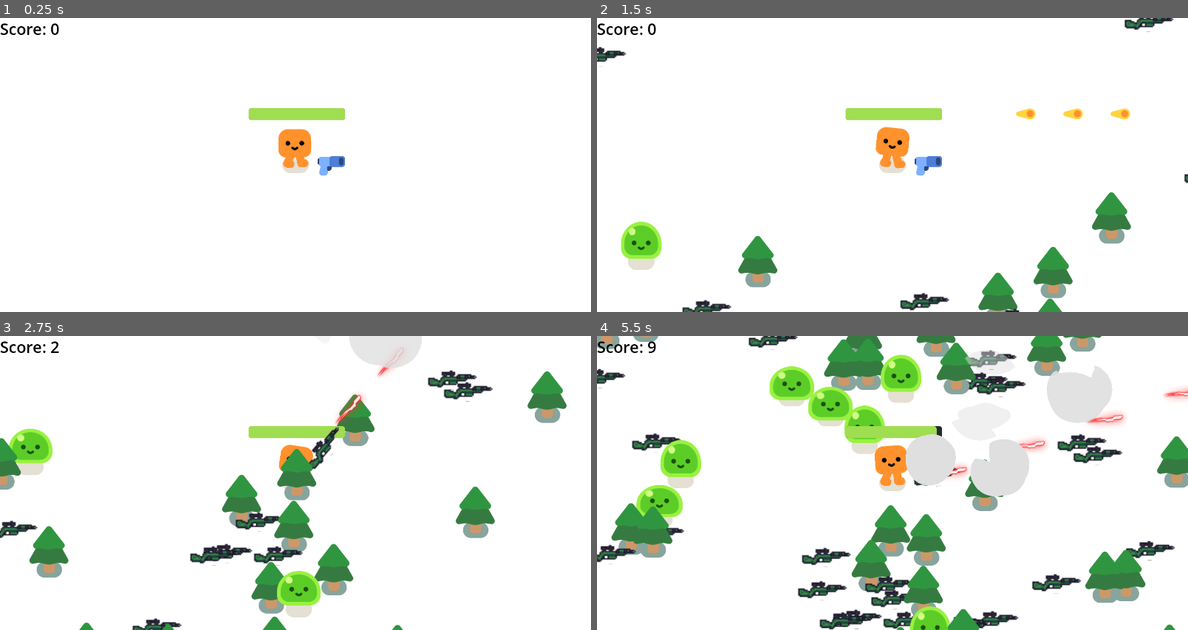
Above: before the commit, frames 1-4 (two rows, left to right).
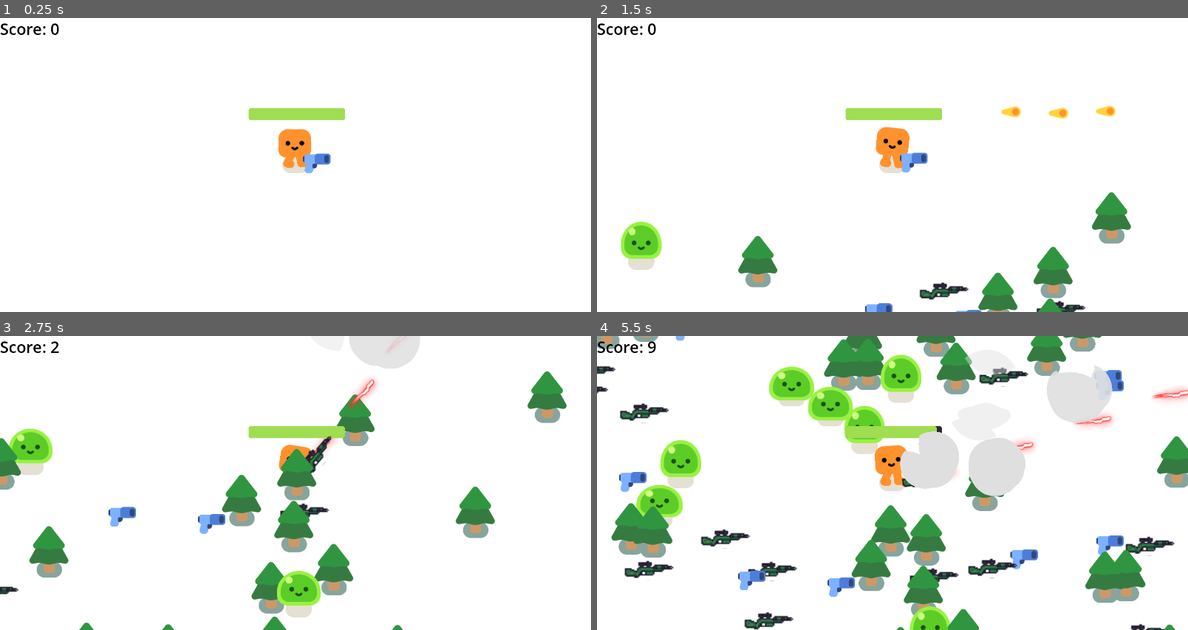
Above: after the commit, the same moments.

Repository: arad991/topdown_shooter_2d
Game: Godot game, scene res://survivors_game.tscn
Same seed, same stepped clock (60 frames per second), same inputs: the game is played once before the commit and once after it.
Inputs (mouse positions are in pixels of both pictures, inside the frame that each line leads up to):
- Up to frame 1 (0.25 s): no input
- Up to frame 2 (1.5 s): move the mouse to (1022, 150) at 0.52 s; hold D (move_right) 0.53-1.28 s; move the mouse to (774, 179) at 1.27 s; hold S (move_down) from 1.28 s (still down)
- Up to frame 3 (2.75 s): move the mouse to (354, 418) at 2.02 s; release S (move_down) at 2.03 s; hold D (move_right) from 2.03 s (still down)
- Up to frame 4 (5.5 s): move the mouse to (862, 541) at 2.77 s; release D (move_right) at 2.78 s; hold W (move_up) 2.78-3.53 s; move the mouse to (1069, 527) at 3.52 s; hold A (move_left) 3.53-5.03 s; move the mouse to (715, 438) at 4.27 s; move the mouse to (922, 483) at 5.02 s; hold S (move_down) from 5.03 s (still down)

The runs differ from the first frame. In frame 1, 0.4% of the frame differs, in the area x 51-59%, y 45-54%; in frame 2, 2.3%; in frame 3, 3.2%; in frame 4, 9.1%, in the area x 0-100%, y 0-100%.

Commit message:
added main menu, floating pistol animation

Diff:
--- a/gun.gd
+++ b/gun.gd
@@ -4,10 +4,13 @@
 @export var on_floor: bool = false
 @onready var player_detector: Area2D = $PlayerDetector
 @onready var spawn_detector: Area2D = $WeaponPivot/Pistol/SpawnDetector
+signal ready_for_animation
 
 func _ready() -> void:
 	if not on_floor:
 		player_detector.set_collision_mask_value(8,false) # player mask
+	else:
+		ready_for_animation.emit()
 
 
 func _physics_process(delta: float) -> void:
@@ -22,6 +25,8 @@
 		var closest_enemy = null
 
 		for enemy in enemies_in_range:
+			if enemy.has_method("is_tree"):
+				continue
 			var distance_to_enemy = enemy.global_position.distance_to(global_position)
 			if distance_to_enemy < closest_enemy_distance:
 				closest_enemy_distance = distance_to_enemy
@@ -50,12 +55,14 @@
 		player_detector.set_collision_mask_value(8,false) # player mask
 		if body.has_method("pickup_and_change_weapon"):
 			body.pickup_and_change_weapon(self)
+			%FloatingAnimation.stop()
 			position = Vector2.ZERO
-			print("THIS IS THE PISTOL")
-		else:
-			print("THIS IS NOT THE PLAYER BODY THAT HAS BEEN RECOGNIZED !!!!")
 
 
 func _on_shoot_timer_timeout() -> void:
 	if not on_floor: #TODO : Add jammed/overheat pistol system
 		shoot()
+
+
+func _on_ready_for_animation() -> void:
+	%FloatingAnimation.play("float")
--- a/gun.tscn
+++ b/gun.tscn
@@ -1,10 +1,47 @@
-[gd_scene load_steps=5 format=3 uid="uid://0e8xogo0sntl"]
+[gd_scene load_steps=8 format=3 uid="uid://0e8xogo0sntl"]
 
 [ext_resource type="Texture2D" uid="uid://cswb5do8rrj7q" path="res://pistol/pistol.png" id="1_26tot"]
 [ext_resource type="Script" path="res://gun.gd" id="1_ptbya"]
 
 [sub_resource type="CircleShape2D" id="CircleShape2D_75ks7"]
 radius = 1167.9
+
+[sub_resource type="Animation" id="Animation_jqa3j"]
+resource_name = "float"
+loop_mode = 1
+tracks/0/type = "value"
+tracks/0/imported = false
+tracks/0/enabled = true
+tracks/0/path = NodePath("Pistol:position")
+tracks/0/interp = 1
+tracks/0/loop_wrap = true
+tracks/0/keys = {
+"times": PackedFloat32Array(0, 0.2, 0.4),
+"transitions": PackedFloat32Array(1, 1, 1),
+"update": 0,
+"values": [Vector2(91, 2), Vector2(91, -3), Vector2(91, -8)]
+}
+
+[sub_resource type="Animation" id="Animation_xjugf"]
+length = 0.001
+tracks/0/type = "value"
+tracks/0/imported = false
+tracks/0/enabled = true
+tracks/0/path = NodePath("Pistol:position")
+tracks/0/interp = 1
+tracks/0/loop_wrap = true
+tracks/0/keys = {
+"times": PackedFloat32Array(0),
+"transitions": PackedFloat32Array(1),
+"update": 0,
+"values": [Vector2(91, 2)]
+}
+
+[sub_resource type="AnimationLibrary" id="AnimationLibrary_aqj0q"]
+_data = {
+"RESET": SubResource("Animation_xjugf"),
+"float": SubResource("Animation_jqa3j")
+}
 
 [sub_resource type="CapsuleShape2D" id="CapsuleShape2D_nkfy6"]
 radius = 32.9981
@@ -19,6 +56,7 @@
 autostart = true
 
 [node name="WeaponPivot" type="Marker2D" parent="."]
+position = Vector2(-37, 0)
 
 [node name="Pistol" type="Sprite2D" parent="WeaponPivot"]
 position = Vector2(91, 2)
@@ -32,13 +70,21 @@
 position = Vector2(-47, -9.84615)
 scale = Vector2(0.292857, 0.326923)
 collision_layer = 0
-collision_mask = 3
+collision_mask = 19
 input_pickable = false
 
 [node name="CollisionShape2D" type="CollisionShape2D" parent="WeaponPivot/Pistol/SpawnDetector"]
 shape = SubResource("CircleShape2D_75ks7")
 
+[node name="FloatingAnimation" type="AnimationPlayer" parent="WeaponPivot"]
+unique_name_in_owner = true
+libraries = {
+"": SubResource("AnimationLibrary_aqj0q")
+}
+autoplay = "float"
+
 [node name="PlayerDetector" type="Area2D" parent="."]
+position = Vector2(-37, 0)
 collision_layer = 16
 collision_mask = 128
 
@@ -47,5 +93,6 @@
 rotation = -1.57175
 shape = SubResource("CapsuleShape2D_nkfy6")
 
+[connection signal="ready_for_animation" from="." to="." method="_on_ready_for_animation"]
 [connection signal="timeout" from="ShootTimer" to="." method="_on_shoot_timer_timeout"]
 [connection signal="body_entered" from="PlayerDetector" to="." method="_on_player_detector_body_entered"]
--- a/laser_gun.gd
+++ b/laser_gun.gd
@@ -1,12 +1,10 @@
 extends Node2D
 
 @export var on_floor: bool = false
-@export var weapon_global_position_y = global_position.y
 @onready var player_detector: Area2D = $PlayerDetector
 signal ready_for_animation
 
 func _ready() -> void:
-	weapon_global_position_y = global_position.y
 	if not on_floor:
 		player_detector.set_collision_mask_value(8,false) # player mask
 		var mouse_pos = get_global_mouse_position()
--- a/laser_gun.tscn
+++ b/laser_gun.tscn
@@ -71,6 +71,7 @@
 autostart = true
 
 [node name="WeaponPivot" type="Marker2D" parent="."]
+position = Vector2(-30, 0)
 
 [node name="LaserGun" type="AnimatedSprite2D" parent="WeaponPivot"]
 scale = Vector2(3.41463, 3.05882)
@@ -85,7 +86,7 @@
 position = Vector2(-43.9286, -7.84615)
 scale = Vector2(0.292857, 0.326923)
 collision_layer = 0
-collision_mask = 3
+collision_mask = 19
 input_pickable = false
 
 [node name="CollisionShape2D" type="CollisionShape2D" parent="WeaponPivot/LaserGun/SpawnDetector"]
@@ -100,6 +101,7 @@
 autoplay = "float"
 
 [node name="PlayerDetector" type="Area2D" parent="."]
+position = Vector2(-30, 0)
 collision_layer = 16
 collision_mask = 128
 
--- /dev/null
+++ b/main_menu.gd
@@ -0,0 +1,15 @@
+extends Node
+
+
+# Called when the node enters the scene tree for the first time.
+func _ready() -> void:
+	pass # Replace with function body.
+
+
+# Called every frame. 'delta' is the elapsed time since the previous frame.
+func _process(delta: float) -> void:
+	pass
+
+
+func _on_start_game_pressed() -> void:
+	get_tree().change_scene_to_file("res://survivors_game.tscn")
--- /dev/null
+++ b/main_menu.tscn
@@ -0,0 +1,61 @@
+[gd_scene load_steps=5 format=3 uid="uid://igj30mcgtx1y"]
+
+[ext_resource type="Script" path="res://main_menu.gd" id="1_7eg2j"]
+[ext_resource type="Texture2D" uid="uid://be6lteswyeo8r" path="res://th.jpg" id="1_8ne14"]
+[ext_resource type="Texture2D" uid="uid://dt2tb1gbuosn4" path="res://game_logo.png" id="2_15iwp"]
+
+[sub_resource type="StyleBoxFlat" id="StyleBoxFlat_aewc7"]
+bg_color = Color(1, 0.54902, 0.235294, 0.792157)
+
+[node name="MainMenu" type="Node"]
+script = ExtResource("1_7eg2j")
+
+[node name="Background" type="TextureRect" parent="."]
+texture_filter = 1
+anchors_preset = 15
+anchor_right = 1.0
+anchor_bottom = 1.0
+offset_left = 3.0
+offset_top = -32.0
+offset_right = 7077.0
+offset_bottom = 3074.0
+grow_horizontal = 2
+grow_vertical = 2
+scale = Vector2(0.17845, 0.203935)
+texture = ExtResource("1_8ne14")
+stretch_mode = 1
+
+[node name="Logo" type="TextureRect" parent="."]
+anchors_preset = 8
+anchor_left = 0.5
+anchor_top = 0.5
+anchor_right = 0.5
+anchor_bottom = 0.5
+offset_left = -471.0
+offset_top = -298.0
+offset_right = 471.0
+offset_bottom = -107.0
+grow_horizontal = 2
+grow_vertical = 2
+texture = ExtResource("2_15iwp")
+
+[node name="StartGame" type="Button" parent="."]
+process_mode = 3
+anchors_preset = 8
+anchor_left = 0.5
+anchor_top = 0.5
+anchor_right = 0.5
+anchor_bottom = 0.5
+offset_left = -254.0
+offset_top = -21.0
+offset_right = 288.0
+offset_bottom = 220.0
+grow_horizontal = 2
+grow_vertical = 2
+theme_override_colors/font_color = Color(0.0313726, 0, 0.0431373, 1)
+theme_override_font_sizes/font_size = 176
+theme_override_styles/normal = SubResource("StyleBoxFlat_aewc7")
+text = "START
+"
+
+[connection signal="pressed" from="StartGame" to="." method="_on_start_game_pressed"]
--- a/player.gd
+++ b/player.gd
@@ -42,14 +42,11 @@
 
 func pickup_and_change_weapon(weapon) -> void:
 	if weapon.has_method("is_weapon") and weapon.is_weapon() and weapon != current_weapon:
-		var childs = get_children()
 		remove_child(current_weapon)
 		# Removing the weapon from its main_game parent so it can be added as a child to the player's node
 		weapon.get_parent().remove_child(weapon)
 		add_child(weapon)
-		childs = get_children()
 		weapon.owner = self
-		childs = get_children()
 		#weapon_slots.call_deferred("add_child", weapon) #TODO: add weapon slots parent for multiple weapons
 		#weapon.set_deferred("owner", weapon_slots)
 		weapon.on_floor = false
--- a/survivors_game.gd
+++ b/survivors_game.gd
@@ -71,8 +71,8 @@
 
 func spawn_weapon():
 	var weapons_array = [preload("res://gun.tscn"), preload("res://laser_gun.tscn")]
-	#var selected_weapon_index = randi() % (weapons_array.size())
-	var selected_weapon_index = 1
+	var selected_weapon_index = randi() % (weapons_array.size())
+	#var selected_weapon_index = 1
 	# TODO: Add slot adaptility, for future multipule weapon holdings
 	# For now, we assume the player always can equip the picked up weapon (slot wise)
 	var player_pos = player.global_position
@@ -85,8 +85,8 @@
 		var spawn_y = player_pos.y + randf_range(-viewport_size.y * 1.5, viewport_size.y * 1.5)
 		# Ensure the spawn position is outside the player's immediate vicinity
 		var distance_to_player = player_pos.distance_to(Vector2(spawn_x, spawn_y))
-		if (spawn_x > player_pos.x - viewport_size.x ) and (spawn_x < player_pos.x + viewport_size.x ) and \
-		(spawn_y > player_pos.y - viewport_size.y ) and (spawn_y < player_pos.y + viewport_size.y ):
+		#TODO: make is shorter with a function with clear names, add conditions such as proximity to different weapons..
+		if is_position_within_viewport(spawn_x, spawn_y, viewport_size, player_pos) or not is_near_weapon():
 			continue
 		var new_weapon = weapons_array[selected_weapon_index].instantiate()
 		new_weapon.on_floor = true
@@ -94,8 +94,7 @@
 
 		# Check for collisions with existing objects # TODO: handle dynamically each gun and its spawn_detector node retrieval
 		var overlapping_bodies = new_weapon.get_node("WeaponPivot").get_child(0).get_child(1).get_overlapping_bodies()
-
-		# Check if any overlapping body is of type Area2D
+		# Check if any overlapping body is inside the weapon's spawn detector
 		var collision_detected = false
 		for body in overlapping_bodies:
 			if body != null:
@@ -111,6 +110,13 @@
 	if attempts == max_attempts:
 		print("Failed to find a suitable spawn position")
 
+
+func is_position_within_viewport(spawn_x, spawn_y, viewport_size, player_position) -> bool:
+	return (spawn_x > player_position.x - viewport_size.x ) and (spawn_x < player_position.x + viewport_size.x ) and \
+		(spawn_y > player_position.y - viewport_size.y ) and (spawn_y < player_position.y + viewport_size.y )
+
+func is_near_weapon() -> bool:
+	return true
 
 func _on_mob_spawner_timeout() -> void:
 	spawn_mob()
@@ -131,3 +137,7 @@
 func _on_resume_button_pressed() -> void:
 	%PausePanel.hide()
 	get_tree().paused = false
+
+
+func _on_main_menu_button_pressed() -> void:
+	get_tree().change_scene_to_file("res://main_menu.tscn")
--- a/survivors_game.tscn
+++ b/survivors_game.tscn
@@ -158,17 +158,36 @@
 anchor_top = 0.5
 anchor_right = 0.5
 anchor_bottom = 0.5
-offset_left = -439.0
-offset_top = 261.0
-offset_right = -208.0
-offset_bottom = 311.0
+offset_left = -213.0
+offset_top = 53.0
+offset_right = -68.0
+offset_bottom = 93.0
 grow_horizontal = 2
 grow_vertical = 2
 scale = Vector2(3.72, 4.28)
 theme_override_font_sizes/font_size = 23
 text = "RESUME"
 
+[node name="MainMenuButton" type="Button" parent="CanvasLayer/PausePanel"]
+process_mode = 3
+layout_mode = 1
+anchors_preset = 8
+anchor_left = 0.5
+anchor_top = 0.5
+anchor_right = 0.5
+anchor_bottom = 0.5
+offset_left = -200.0
+offset_top = 257.0
+offset_right = -81.0
+offset_bottom = 297.0
+grow_horizontal = 2
+grow_vertical = 2
+scale = Vector2(3.72, 4.28)
+theme_override_font_sizes/font_size = 23
+text = "MAIN MENU"
+
 [connection signal="health_depleted" from="Player" to="." method="_on_player_health_depleted"]
 [connection signal="timeout" from="MobSpawner" to="." method="_on_mob_spawner_timeout"]
 [connection signal="pressed" from="GameOver/ColorRect/RestartGame" to="." method="_on_button_pressed"]
 [connection signal="pressed" from="CanvasLayer/PausePanel/ResumeButton" to="." method="_on_resume_button_pressed"]
+[connection signal="pressed" from="CanvasLayer/PausePanel/MainMenuButton" to="." method="_on_main_menu_button_pressed"]
Binary file added: game_logo.png
Not shown, added: game_logo.png.import
Binary file added: th (1).jpg
Not shown, added: th (1).jpg.import
Binary file added: th.jpg
Not shown, added: th.jpg.import
